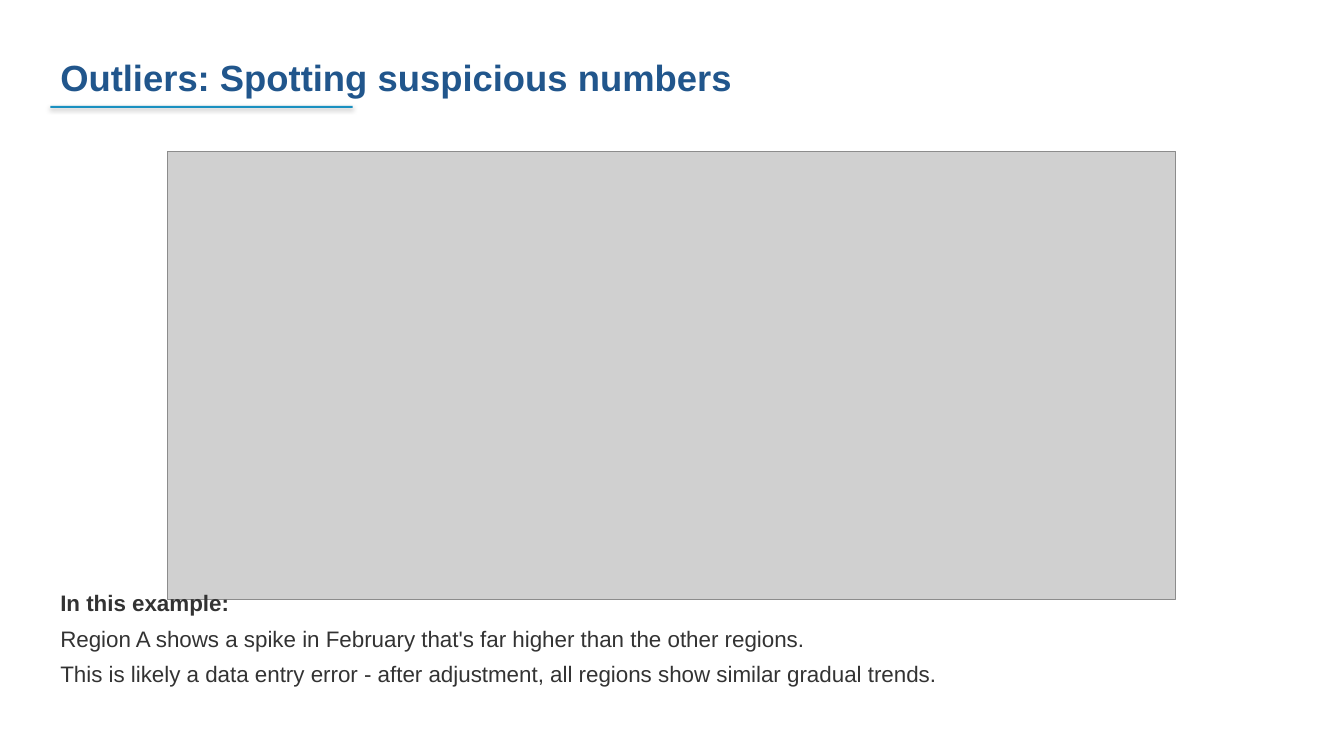
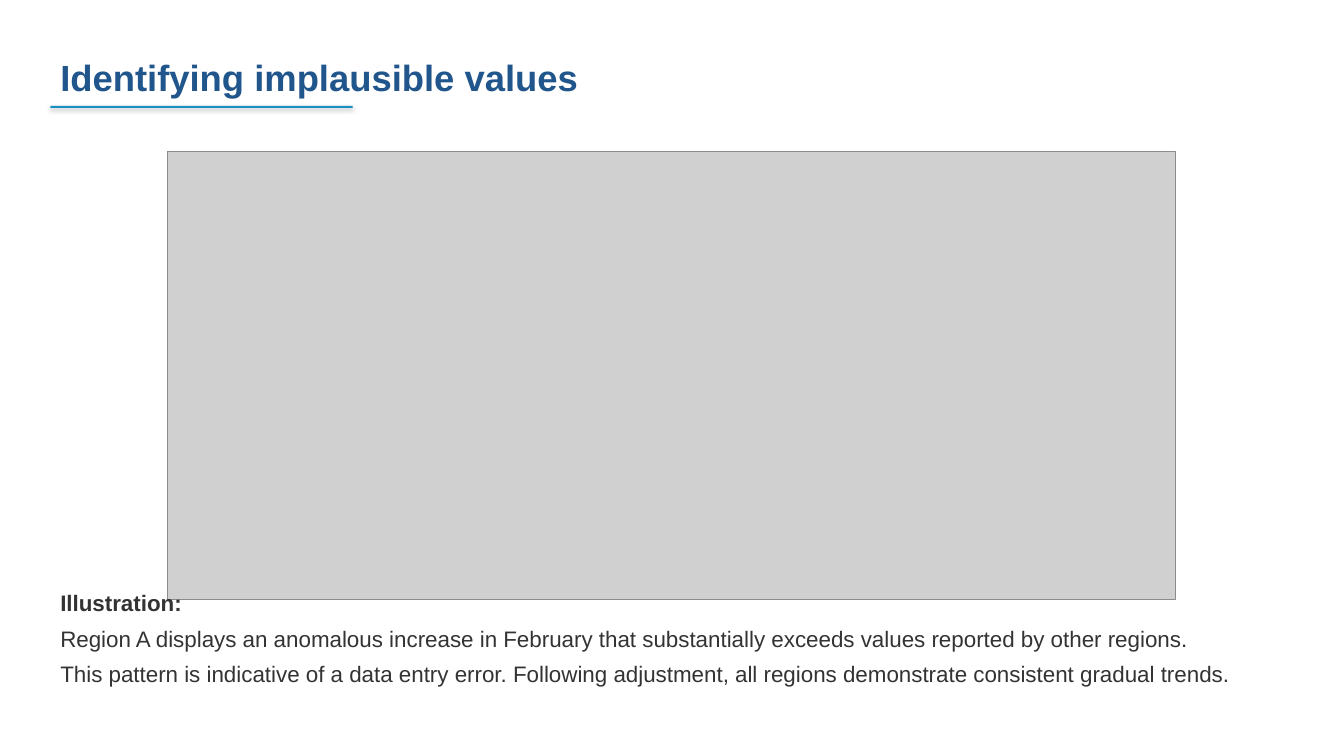
Before and after one commit to FASTR-Analytics/fastr-resource-hub, a slide deck: slide 43 of outputs/2026-zambia_deck.pptx (slide 45 before the commit). Drawn at 1344x756 pixels with LibreOffice and Linux fonts; fonts in the diff are those of the drawing; grey boxes stand for pictures. Boxes give left, top, right and bottom in pixels: in the first picture for what was removed or moved away, otherwise in the second. Text is boxed around its words. In the diff, an @@ line names an element or a change of style, - is before the commit and + after.

```diff
--- a/outputs/2026-zambia_deck.pptx
+++ b/outputs/2026-zambia_deck.pptx
@@ text at <box>60,64,578,99</box>: text changed @@
-Outliers: Spotting suspicious numbers
+Identifying implausible values
@@ text at <box>60,594,1229,687</box>: text changed @@
-In this example:
-Region A shows a spike in February that's far higher than the other regions.
-This is likely a data entry error - after adjustment, all regions show similar gradual trends.
+Illustration:
+Region A displays an anomalous increase in February that substantially exceeds values reported by other regions.
+This pattern is indicative of a data entry error. Following adjustment, all regions demonstrate consistent gradual trends.
```
Also in this commit, not shown: 25 other slides changed, 24 slides added, 39 slides removed, 12 other files.
